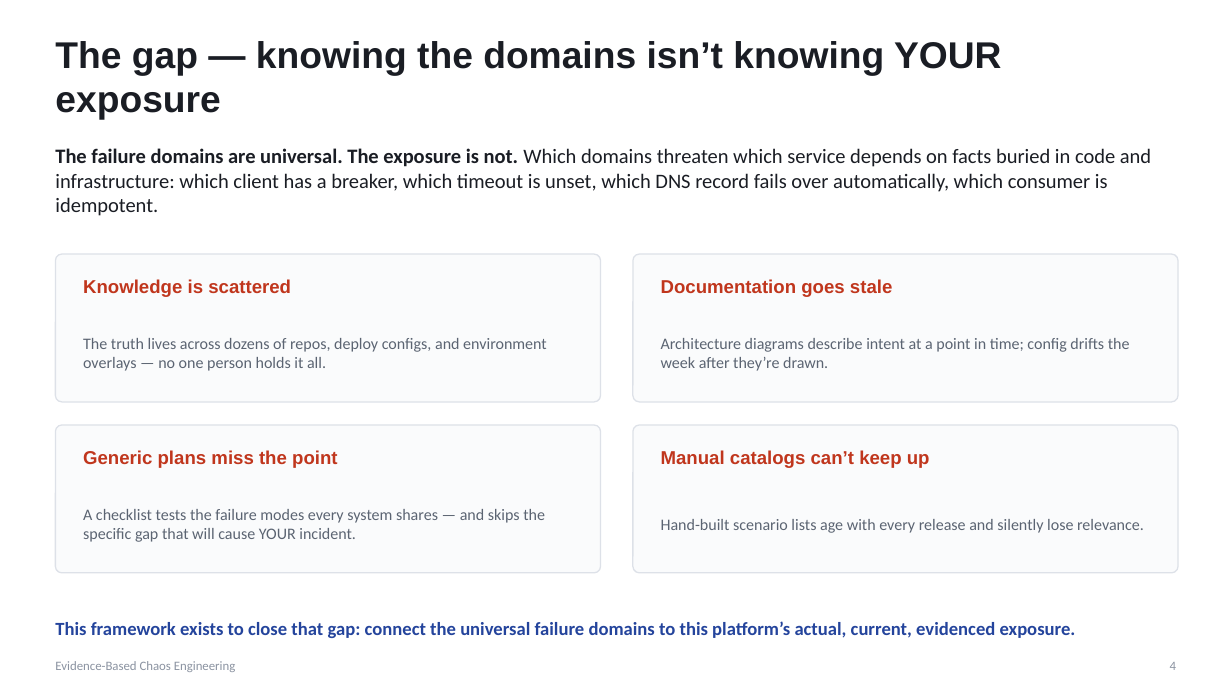
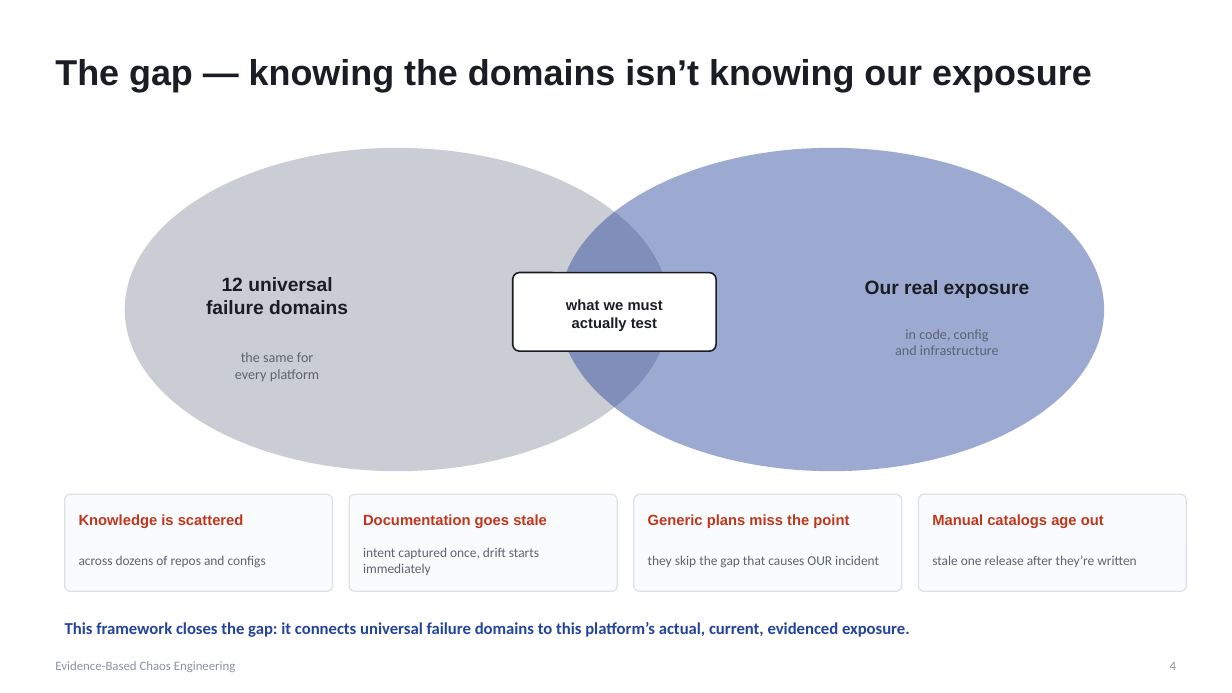
Before and after one commit to ramirezh84/chaos-engineering-pipeline, a slide deck: slide 4 of chaos-engineering-approach.pptx. Drawn at 1232x693 pixels with LibreOffice and Linux fonts; fonts in the diff are those of the drawing. Boxes give left, top, right and bottom in pixels: in the first picture for what was removed or moved away, otherwise in the second. Text is boxed around its words. In the diff, an @@ line names an element or a change of style, - is before the commit and + after.

```diff
--- a/chaos-engineering-approach.pptx
+++ b/chaos-engineering-approach.pptx
@@ text at (x1=55, y1=59, x2=1092, y2=92): text changed; size 29 to 28 pt @@
-The gap — knowing the domains isn’t knowing YOUR exposure
+The gap — knowing the domains isn’t knowing our exposure
@@ text removed at (x1=55, y1=148, x2=1151, y2=216) @@
-The failure domains are universal. The exposure is not. Which domains threaten which service depends on facts buried in code and infrastructure: which client has a breaker, which timeout is unset, which DNS record fails over automatically, which consumer is idempotent.
@@ ellipse added at (x1=125, y1=148, x2=670, y2=471), fill #8B93A1 at 45% opacity @@
@@ ellipse added at (x1=559, y1=148, x2=1104, y2=471), fill #24449C at 45% opacity @@
@@ rounded rectangle removed at (x1=55, y1=254, x2=601, y2=402) @@
@@ rounded rectangle removed at (x1=633, y1=254, x2=1178, y2=402) @@
@@ text added at (x1=206, y1=277, x2=348, y2=314), 15 pt, text #1A1D24, bold @@
+12 universal
+failure domains
@@ rounded rectangle added at (x1=513, y1=273, x2=716, y2=351), fill #FFFFFF, outline #1A1D24 1.25 pt @@
@@ text added at (x1=566, y1=299, x2=663, y2=331), 11.5 pt, text #1A1D24, bold @@
+what we must
+actually test
@@ text added at (x1=865, y1=280, x2=1030, y2=298), 15 pt, text #1A1D24, bold @@
+Our real exposure
@@ text added at (x1=895, y1=329, x2=999, y2=355), 11 pt, text #5B6472 @@
+in code, config
+and infrastructure
@@ text at (x1=235, y1=352, x2=319, y2=381): text changed; size 12.5 to 11 pt @@
-The truth lives across dozens of repos, deploy configs, and environment overlays — no one person holds it all.
+the same for
+every platform
@@ text removed at (x1=661, y1=338, x2=1130, y2=371) @@
-Architecture diagrams describe intent at a point in time; config drifts the week after they’re drawn.
@@ text removed at (x1=661, y1=450, x2=930, y2=468) @@
-Manual catalogs can’t keep up
@@ rounded rectangle resized from (x1=55, y1=425, x2=601, y2=573) to (x1=65, y1=494, x2=333, y2=592) @@
@@ rounded rectangle at (x1=65, y1=494, x2=333, y2=592): proportions changed @@
@@ text "Knowledge is scattered" moved from (x1=83, y1=279, x2=291, y2=297) to (x1=79, y1=514, x2=244, y2=528) @@
@@ text removed at (x1=83, y1=509, x2=545, y2=542) @@
-A checklist tests the failure modes every system shares — and skips the specific gap that will cause YOUR incident.
@@ rounded rectangle added at (x1=349, y1=494, x2=617, y2=592), fill #FAFBFC, outline #DDE1E8 1 pt @@
@@ text "Documentation goes stale" moved from (x1=661, y1=279, x2=892, y2=297) to (x1=363, y1=514, x2=547, y2=528) @@
@@ rounded rectangle at (x1=634, y1=494, x2=902, y2=592): proportions changed @@
@@ rounded rectangle resized from (x1=633, y1=425, x2=1178, y2=573) to (x1=634, y1=494, x2=902, y2=592) @@
@@ size 14.5 to 11.5 pt in 3 elements at (x1=79, y1=514, x2=244, y2=528), (x1=363, y1=514, x2=547, y2=528), (x1=648, y1=514, x2=849, y2=528) @@
@@ text "Generic plans miss the point" moved from (x1=83, y1=450, x2=338, y2=468) to (x1=648, y1=514, x2=849, y2=528) @@
@@ rounded rectangle added at (x1=919, y1=494, x2=1187, y2=592), fill #FAFBFC, outline #DDE1E8 1 pt @@
@@ text removed at (x1=661, y1=519, x2=1144, y2=533) @@
-Hand-built scenario lists age with every release and silently lose relevance.
@@ text added at (x1=932, y1=514, x2=1104, y2=528), 11.5 pt, text #C0361D, bold @@
+Manual catalogs age out
@@ text added at (x1=79, y1=555, x2=266, y2=568), 10.5 pt, text #5B6472 @@
+across dozens of repos and configs
@@ text added at (x1=363, y1=547, x2=539, y2=575), 10.5 pt, text #5B6472 @@
+intent captured once, drift starts immediately
@@ text added at (x1=648, y1=555, x2=879, y2=568), 10.5 pt, text #5B6472 @@
+they skip the gap that causes OUR incident
@@ text added at (x1=932, y1=555, x2=1136, y2=567), 10.5 pt, text #5B6472 @@
+stale one release after they’re written
@@ text at (x1=65, y1=622, x2=910, y2=637): text changed; size 14.5 to 13 pt @@
-This framework exists to close that gap: connect the universal failure domains to this platform’s actual, current, evidenced exposure.
+This framework closes the gap: it connects universal failure domains to this platform’s actual, current, evidenced exposure.
```
Also in this commit, not shown: 10 other slides changed, 1 slide added, 1 slide removed, 1 other file.
